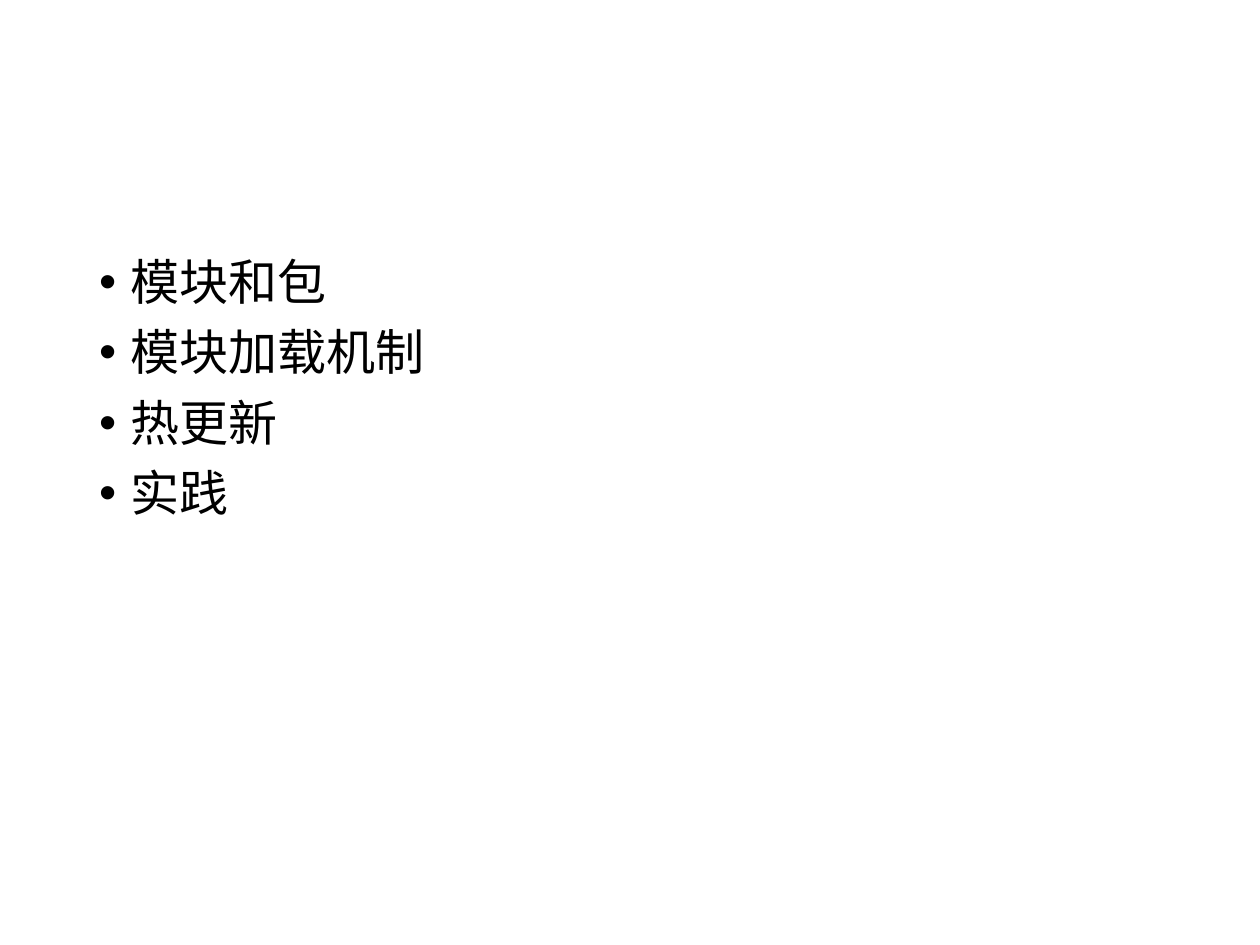
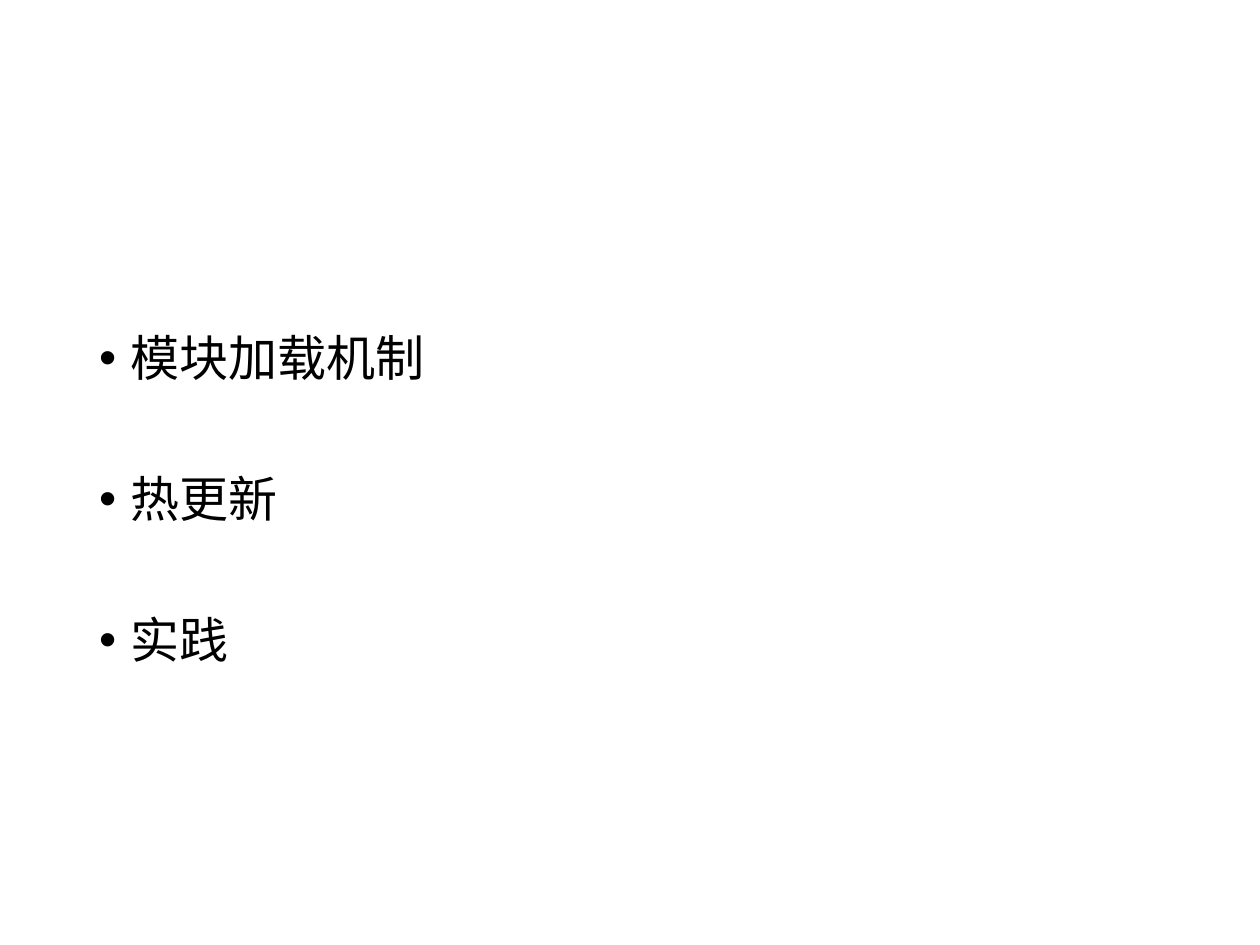
Before and after one commit to menfeng/studynote, a slide deck: slide 2 of python/source code/import/import.pptx. Drawn at 1260x945 pixels with LibreOffice and Linux fonts; fonts in the diff are those of the drawing. Boxes give left, top, right and bottom in pixels: in the first picture for what was removed or moved away, otherwise in the second. Text is boxed around its words. In the diff, an @@ line names an element or a change of style, - is before the commit and + after.

```diff
--- a/python/source code/import/import.pptx
+++ b/python/source code/import/import.pptx
@@ text at (131,258,327,304): paragraph removed @@
-• 模块和包
```
Also in this commit, not shown: 2 other slides changed, 4 slides added, 4 other files.
